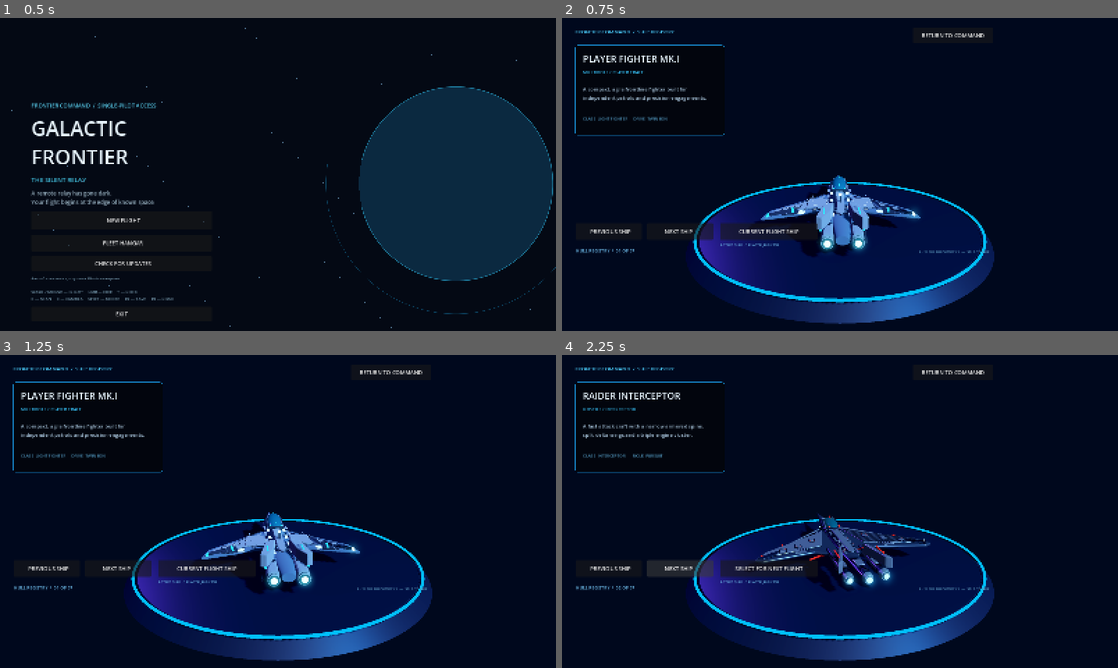
Above: before the commit, frames 1-4 (two rows, left to right).
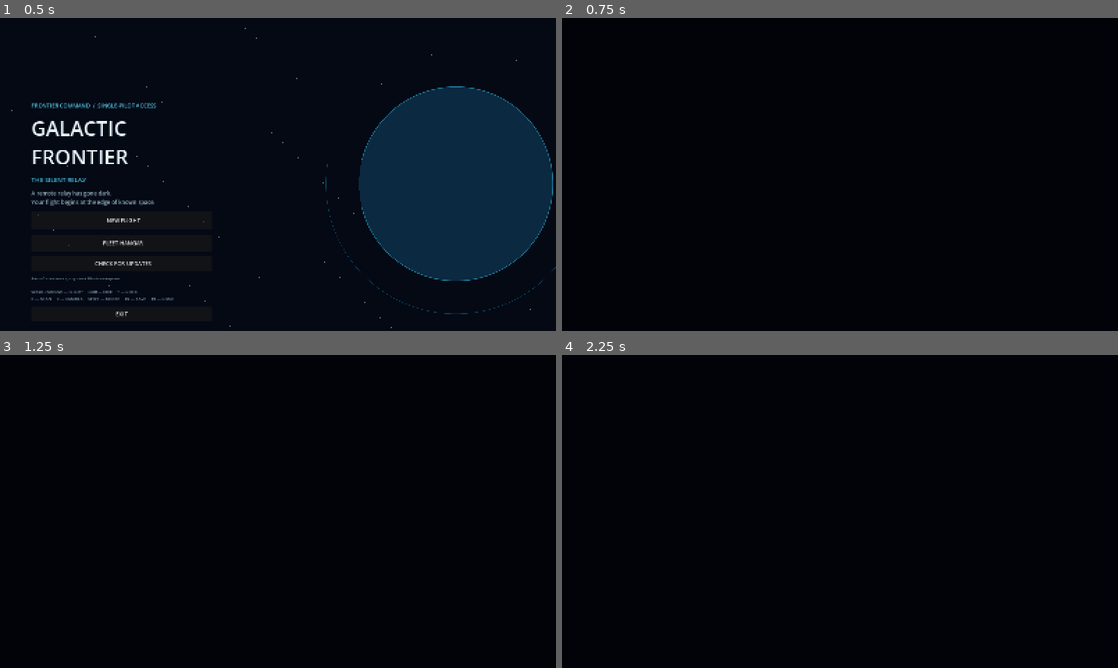
Above: after the commit, the same moments.

Repository: valdissor1990-ui/GALACTIC-FRONTIER
Game: Godot game, scene res://scenes/bootstrap/main.tscn
Two runs of this game, one before a commit and one after it. Both use one fixed random seed, a clock stepped at 60 frames per second and the inputs below.
Inputs (mouse positions are in pixels of both pictures, inside the frame that each line leads up to):
- Up to frame 1 (0.5 s): no input
- Up to frame 2 (0.75 s): click "FLEET HANGAR" at 0.5 s
- Up to frame 3 (1.25 s): no input
- Up to frame 4 (2.25 s): click (767, 567) at 1.25 s, where only the run before the commit has a clickable "CURRENT FLIGHT SHIP"; click (678, 567) at 2 s, where only the run before the commit has a clickable "NEXT SHIP"

Frame 1 is identical in both runs. In frame 2, 21% of the frame differs, in the area x 2-78%, y 4-98%; in frame 3, 21%; in frame 4, 21%.
Error after the commit: Parse Error: Cannot pass a value of type "String" as "int". (res://scripts/ui/fleet_hangar.gd:327)

Commit message:
Add ship purchase prices and credit balance to the hangar

Diff:
--- a/scripts/ui/fleet_hangar.gd
+++ b/scripts/ui/fleet_hangar.gd
@@ -4,10 +4,10 @@
 const FLIGHT_SCENE := "res://scenes/demo/ten_minute_demo.tscn"
 const RUNTIME_GLTF_SCRIPT: Script = preload("res://scripts/visual/runtime_gltf_model.gd")
 const SHIPS := [
-	{"id": "player_fighter", "flyable": true, "name": "PLAYER FIGHTER MK.I", "role": "M …(260 unchanged characters)…
-	{"id": "raider_interceptor", "flyable": true, "name": "RAIDER INTERCEPTOR", "role": "HO …(257 unchanged characters)…
-	{"id": "aegis_heavy_fighter", "flyable": true, "name": "AEGIS HEAVY FIGHTER", "role": "H …(271 unchanged characters)…
-	{"id": "bastion_bomber", "flyable": true, "name": "BASTION BOMBER", "role": "STRIKE …(235 unchanged characters)…
+	{"id": "player_fighter", "flyable": true, "price": 0, "name": "PLAYER FIGHTER MK.I", "role": "M …(260 unchanged characters)…
+	{"id": "raider_interceptor", "flyable": true, "price": 2500, "name": "RAIDER INTERCEPTOR", "role": "HO …(257 unchanged characters)…
+	{"id": "aegis_heavy_fighter", "flyable": true, "price": 5000, "name": "AEGIS HEAVY FIGHTER", "role": "H …(271 unchanged characters)…
+	{"id": "bastion_bomber", "flyable": true, "price": 7500, "name": "BASTION BOMBER", "role": "STRIKE …(235 unchanged characters)…
 	{"id": "mule_cargo_hauler", "flyable": false, "name": "MULE CARGO HAULER", "role": "CIVILIAN / LOGISTICS", "path": "re …(234 unchanged characters)…
 	{"id": "vanguard_frigate", "flyable": false, "name": "VANGUARD FRIGATE", "role": "ESCORT / PATROL", "path": "res://ass …(206 unchanged characters)…
 	{"id": "leviathan_cruiser", "flyable": false, "name": "LEVIATHAN CRUISER", "role": "CAPITAL / COMMAND", "path": "res:/ …(229 unchanged characters)…
@@ -298,10 +298,17 @@
 		_select_button.text = "PROFILE UNAVAILABLE"
 		_selection_status.text = "PILOT PROFILE COULD NOT BE LOADED"
 		return
-	_select_button.disabled = false
-	var selected := str(profile.call("get_selected_ship_id")) == ship_id
-	_select_button.text = "CURRENT FLIGHT SHIP" if selected else "SELECT FOR NEXT FLIGHT"
-	_selection_status.text = "ACTIVE SHIP  /  " + str(profile.call("get_selected_ship_id")).to_upper()
+	var credits := int(profile.call("get_credits"))
+	if bool(profile.call("is_ship_unlocked", ship_id)):
+		_select_button.disabled = false
+		var selected := str(profile.call("get_selected_ship_id")) == ship_id
+		_select_button.text = "CURRENT FLIGHT SHIP" if selected else "SELECT FOR NEXT FLIGHT"
+		_selection_status.text = "BALANCE  /  %s CR" % _format_credits(credits)
+	else:
+		var price := int(profile.call("get_ship_price", ship_id))
+		_select_button.disabled = credits < price
+		_select_button.text = "BUY & SELECT  /  %s CR" % _format_credits(price)
+		_selection_status.text = "BALANCE  /  %s CR     •     REQUIRED  /  %s CR" % [_format_credits(credits), _format_credits(price)]
 
 
 func _select_current_ship() -> void:
@@ -309,10 +316,15 @@
 	if profile == null:
 		return
 	var ship_id := str(SHIPS[_ship_index].id)
-	if not bool(profile.call("select_ship", ship_id)):
-		push_error("Could not save selected ship: " + ship_id)
+	var success := bool(profile.call("select_ship", ship_id)) if bool(profile.call("is_ship_unlocked", ship_id)) else bool(profile.call("purchase_ship", ship_id))
+	if not success:
+		_selection_status.text = "INSUFFICIENT CREDITS  /  COMPLETE CONTRACTS TO EARN MORE"
 		return
 	_update_selection_controls()
+
+
+func _format_credits(value: int) -> String:
+	return String.num_int64(value).reverse().insert(" ", 3).reverse()
 
 
 func get_ship_count() -> int:
